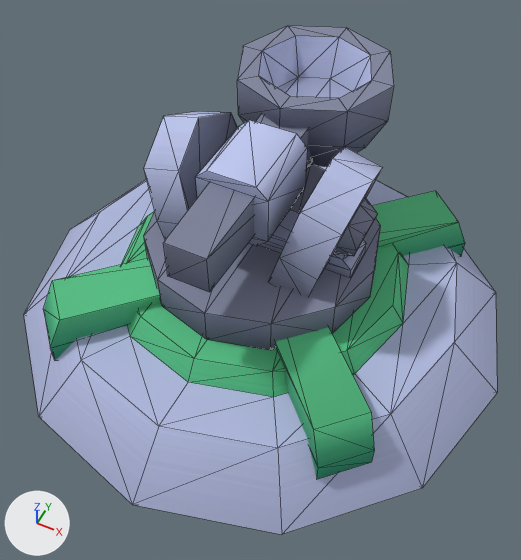
Renders of the glTF model kenney_tower-defense-kit/Models/enemy-ufo-b-weapon.glb from each side of a commit.
Camera for both pictures: a 50 mm lens placed at (0.435, -0.882, 1.351), pointed at (0.009, -0.03, 0.285). Every picture has the same lights, and +X, +Y and +Z are marked at lower left. Mesh edges are drawn as thin lines. Where no turn or scale is listed for an object, it has been applied to the vertices.

In view in the first picture: 'catapult', 'enemy-ufo-b-weapon'.
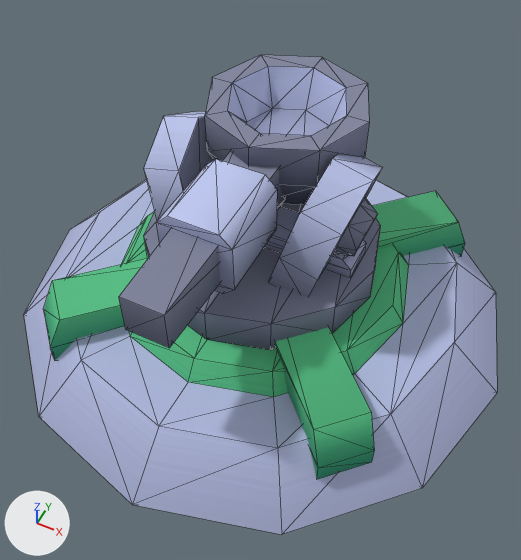
The newer file is also rescaled (x3.0) as a whole; pictures and numbers use the older file's frame.

Boxes [x1, y1, x2, y2] around the edits, measured in the pictures (521 x 560 px):
'enemy-ufo-b-weapon.001', added (blue): after [119, 55, 369, 348]
'catapult', deleted (blue): before [163, 26, 393, 292]

Patch to the scene script:
```diff
--- a/kenney_tower-defense-kit/Models/enemy-ufo-b-weapon.glb.py
+++ b/kenney_tower-defense-kit/Models/enemy-ufo-b-weapon.glb.py
@@ me_catapult_1 @@
+me_catapult_1.from_pydata(...)  # 64 vertices, 116 faces; spans x -0.15..0.15, y -0.381..0.246, z 0.476..0.626
+me_catapult_1.materials.append(mat_colormap)  # picture img_colormap
@@ ob_catapult @@
-ob_catapult = bpy.data.objects.new('catapult', me_catapult)
-ob_catapult.location = (0.0, -0.024, 0.551)
@@ ob_enemy_ufo_b_weapon_001 @@
+ob_enemy_ufo_b_weapon_001 = bpy.data.objects.new('enemy-ufo-b-weapon.001', me_catapult_1)
+ob_enemy_ufo_b_weapon_001.location = (0.0, 0.0, 0.0)
```
